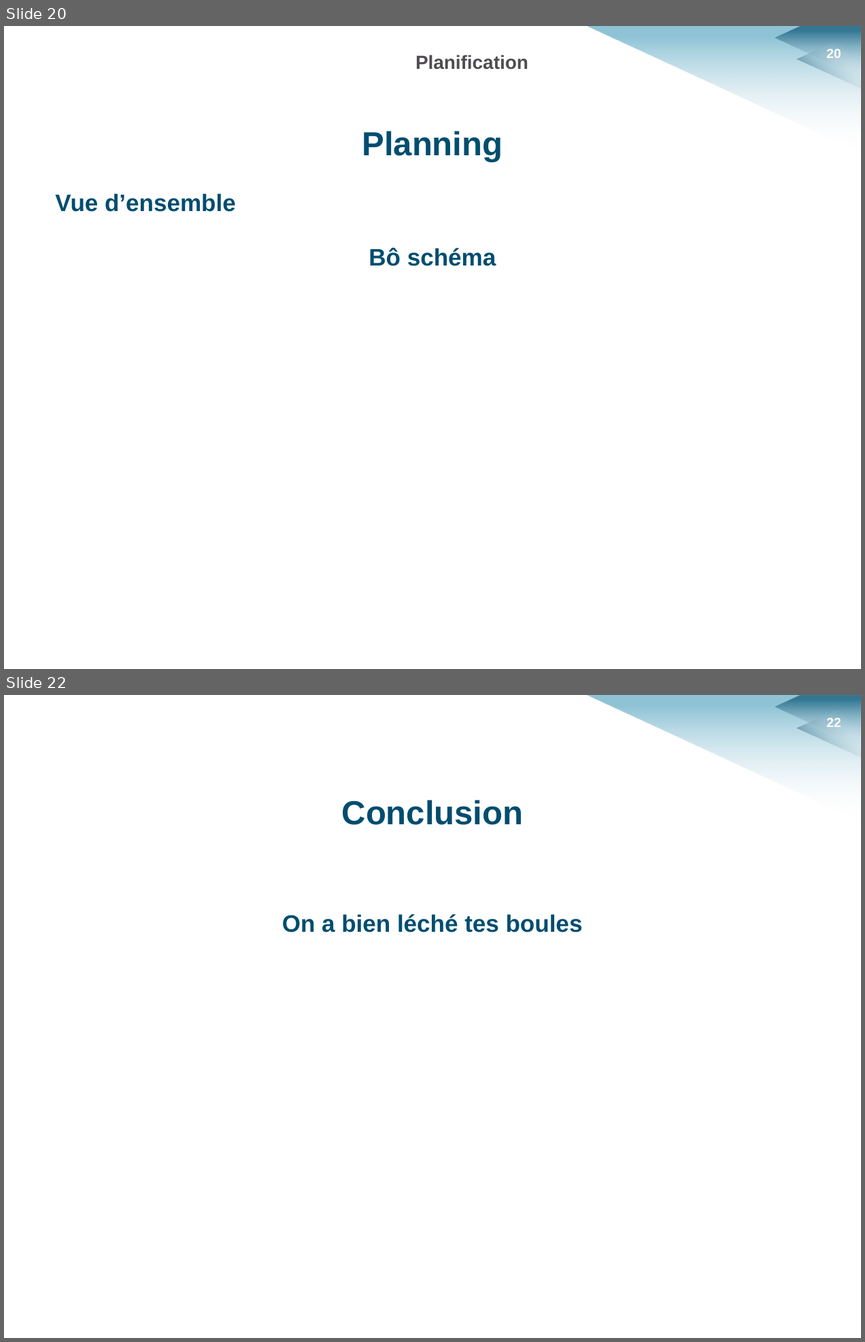
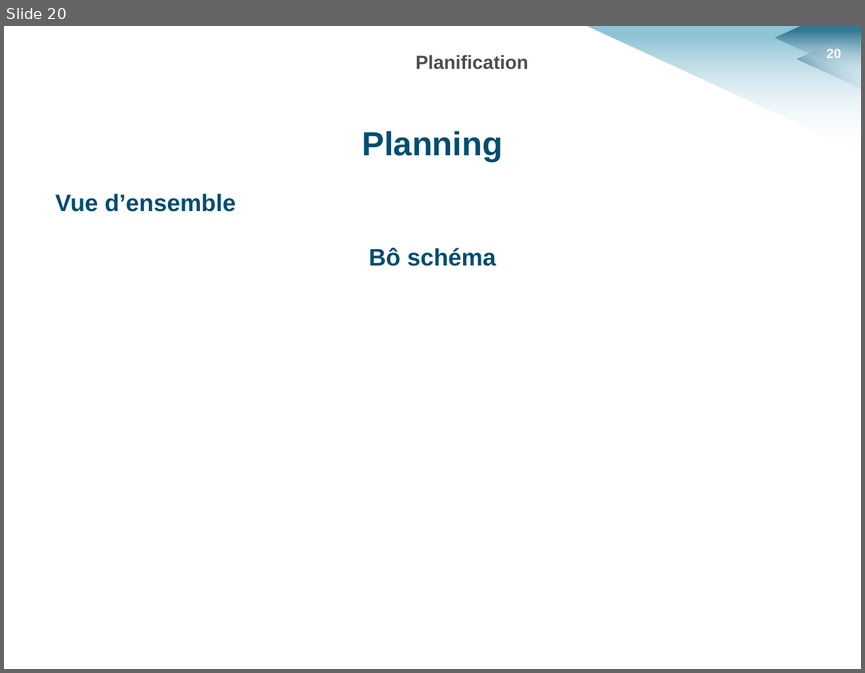
Before and after one commit to HKervadec/korrigolo, a slide deck: soutenances/planification/soutenance_planification.pptx. Shown one above the other, each under a label of ours: slides 20 and 22 before the commit, slide 20 after it; the slides between them are not shown. The pictures are 865x1342 and 865x673 pixels, drawn with LibreOffice and Linux fonts; fonts in the diff are those of the drawing; background and template pictures are left out. Boxes give left, top, right and bottom in pixels: in the first picture for what was removed or moved away, otherwise in the second. Text is boxed around its words. In the diff, an @@ line names an element or a change of style, - is before the commit and + after.

```diff
--- a/soutenances/planification/soutenance_planification.pptx
+++ b/soutenances/planification/soutenance_planification.pptx
@@ slide 22 removed at [4, 695, 861, 1338], background #FFFFFF; not listed: 4 template elements that a slide beside it also shows @@
@@ text removed at [282, 800, 583, 932] @@
-Conclusion
-On a bien léché tes boules
```
Also in this commit, not shown: 10 slides changed, 5 slides added, 4 other slides removed.
